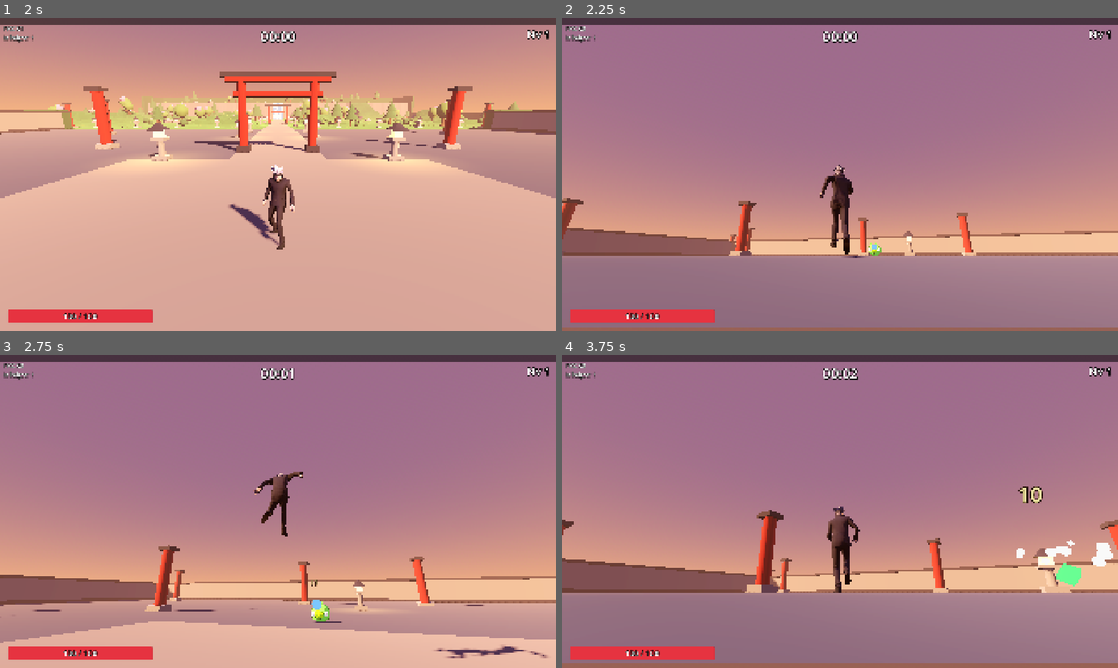
Above: before the commit, frames 1-4 (two rows, left to right).
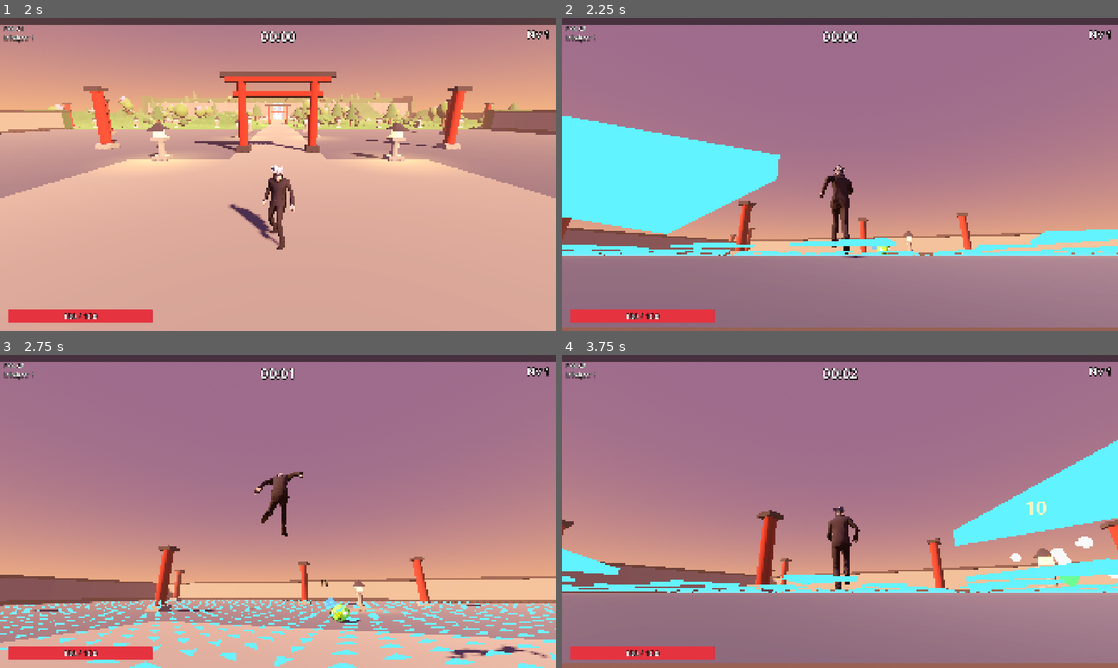
Above: after the commit, the same moments.

Repository: SamueLVitor1/larpbonk
Game: Godot game, scene res://ui/menus/main_menu/main_menu.tscn
Same seed, same stepped clock (60 frames per second), same inputs: the game is played once before the commit and once after it.
Inputs (mouse positions are in pixels of both pictures, inside the frame that each line leads up to):
- Up to frame 1 (2 s): click "JOGAR" at 0.5 s; click "COMEÇAR" at 1.25 s
- Up to frame 2 (2.25 s): tap Enter at 2 s; move the mouse to (867, 174) at 2.02 s; hold W (move_forward) from 2.03 s (still down); tap F at 2.1 s
- Up to frame 3 (2.75 s): keep holding W (move_forward); tap Space (jump) at 2.27 s
- Up to frame 4 (3.75 s): keep holding W (move_forward); move the mouse to (812, 511) at 2.77 s; tap R (lock_on) at 2.85 s; tap Space (jump) at 3.02 s; tap F at 3.05, 3.6 s; move the mouse to (851, 505) at 3.52 s

Frame 1 is identical in both runs. In frame 2, 13% of the frame differs, in the area x 0-100%, y 31-76%; in frame 3, 4.0%; in frame 4, 8.9%.

Commit message:
feat: campo de fluxo para inimigos darem a volta nos obstáculos
Co-Authored-By: Claude Opus 5.5 <noreply@anthropic.com>

Diff:
--- a/entities/enemies/base_enemy/base_enemy.gd
+++ b/entities/enemies/base_enemy/base_enemy.gd
@@ -72,9 +72,10 @@
 	if to_target.length() <= stop_distance:
 		return
 	var direction := to_target.normalized()
-	var step := _slide(direction * _move_speed * delta)
-	# Vira para o player mesmo parado num canto: fica "encarando" atrás do muro.
-	rotation.y = atan2(direction.x, direction.z)
+	# Setinha do campo de fluxo (dá a volta nos muros); sem campo, vai reto.
+	var path := FlowField.direction_at(global_position.x, global_position.z, direction)
+	var step := _slide(path * _move_speed * delta)
+	rotation.y = atan2(path.x, path.z)
 	if step == Vector3.ZERO:
 		return
 	var next := global_position + step
--- a/levels/base_level/base_level.tscn
+++ b/levels/base_level/base_level.tscn
@@ -16,6 +16,7 @@
 [ext_resource type="Script" path="res://systems/spawner/boss_spawner.gd" id="13_boss_spawner"]
 [ext_resource type="PackedScene" path="res://entities/enemies/king_pig/king_pig.tscn" id="14_king_pig"]
 [ext_resource type="Script" path="res://systems/navigation/obstacle_grid.gd" id="15_obstacle_grid"]
+[ext_resource type="Script" path="res://systems/navigation/flow_field.gd" id="16_flow_field"]
 
 [node name="BaseLevel" type="Node3D"]
 script = ExtResource("0_level")
@@ -50,3 +51,6 @@
 
 [node name="ObstacleGrid" type="Node" parent="."]
 script = ExtResource("15_obstacle_grid")
+
+[node name="FlowField" type="Node" parent="."]
+script = ExtResource("16_flow_field")
--- /dev/null
+++ b/systems/navigation/flow_field.gd
@@ -0,0 +1,196 @@
+class_name FlowField
+extends Node
+## "Setinhas" no chão apontando o caminho até o player, desviando dos obstáculos.
+##
+## Por quê: só deslizar no muro (BaseEnemy._slide) não ensina o inimigo a dar a
+## volta; atrás de um muro comprido ele trava num canto. Aqui, de tempos em
+## tempos, uma busca em largura (BFS) parte da célula do player e calcula, de
+## uma vez, a distância de TODAS as células por perto até ele. Cada célula guarda
+## a direção do vizinho mais perto do player: o inimigo só lê a setinha da
+## célula onde está. Custo fixo por atualização, não importa se são 5 ou 500.
+##
+## Cobre uma janela de `radius` metros em volta do player (não o mapa inteiro),
+## para a BFS ficar barata; fora dela o inimigo anda reto até entrar.
+## Usa as células do ObstacleGrid (mesmo cell_size). Sem grade = sem campo.
+## Debug (só no editor): tecla F mostra as setinhas.
+
+@warning_ignore_start("integer_division")  # índice / lado = linha da grade, de propósito
+
+static var active: FlowField
+
+## Metros em volta do player cobertos pelo campo.
+@export var radius: float = 40.0
+## Segundos entre recálculos (o player anda pouco nesse tempo).
+@export var update_interval: float = 0.25
+
+const UNREACHED := -1
+const NEIGHBORS: Array[Vector2i] = [
+	Vector2i(1, 0), Vector2i(-1, 0), Vector2i(0, 1), Vector2i(0, -1),
+	Vector2i(1, 1), Vector2i(1, -1), Vector2i(-1, 1), Vector2i(-1, -1),
+]
+
+var _size: int = 0  # lado da janela, em células
+var _origin := Vector2i.ZERO  # célula do canto da janela
+var _distance := PackedInt32Array()
+var _direction := PackedVector2Array()
+var _player: Node3D
+var _time_until_update: float = 0.0
+var _debug_view: MultiMeshInstance3D
+
+
+func _enter_tree() -> void:
+	active = self
+
+
+func _exit_tree() -> void:
+	if active == self:
+		active = null
+
+
+func _physics_process(delta: float) -> void:
+	_time_until_update -= delta
+	if _time_until_update > 0.0:
+		return
+	_time_until_update = update_interval
+	if _player == null:
+		_player = get_tree().get_first_node_in_group("player") as Node3D
+	if _player and ObstacleGrid.active:
+		_rebuild(_player.global_position)
+		if _debug_view:
+			_refresh_debug_view()
+
+
+## Direção (no plano X/Z, normalizada) para seguir em (x, z). Sem campo, fora
+## da janela, ou já na célula do player: devolve `fallback` (andar reto).
+static func direction_at(x: float, z: float, fallback: Vector3) -> Vector3:
+	if active == null or active._size == 0:
+		return fallback
+	var dir := active._direction_of(ObstacleGrid.active.cell_of(x, z))
+	if dir == Vector2.ZERO:
+		return fallback
+	return Vector3(dir.x, 0.0, dir.y)
+
+
+func _direction_of(cell: Vector2i) -> Vector2:
+	var local := cell - _origin
+	if local.x < 0 or local.y < 0 or local.x >= _size or local.y >= _size:
+		return Vector2.ZERO
+	return _direction[local.y * _size + local.x]
+
+
+func _blocked(cell: Vector2i) -> bool:
+	return ObstacleGrid.active.is_cell_blocked(cell)
+
+
+## BFS com 4 vizinhos a partir do player; depois, para cada célula alcançada,
+## escolhe o vizinho (8 direções) com menor distância. Diagonal só se as duas
+## laterais estiverem livres, para não "cortar a quina" de um muro.
+func _rebuild(target: Vector3) -> void:
+	var grid := ObstacleGrid.active
+	var cells := ceili(radius / grid.cell_size)
+	_size = cells * 2 + 1
+	var center := grid.cell_of(target.x, target.z)
+	_origin = center - Vector2i(cells, cells)
+	var total := _size * _size
+	_distance.resize(total)
+	_distance.fill(UNREACHED)
+	_direction.resize(total)
+	_direction.fill(Vector2.ZERO)
+
+	var queue := PackedInt32Array()
+	queue.resize(total)
+	var head := 0
+	var tail := 0
+	var start := cells * _size + cells
+	_distance[start] = 0
+	queue[tail] = start
+	tail += 1
+	while head < tail:
+		var index := queue[head]
+		head += 1
+		var x := index % _size
+		var y := index / _size
+		var next_distance := _distance[index] + 1
+		for i in 4:
+			var nx := x + NEIGHBORS[i].x
+			var ny := y + NEIGHBORS[i].y
+			if nx < 0 or ny < 0 or nx >= _size or ny >= _size:
+				continue
+			var n := ny * _size + nx
+			if _distance[n] != UNREACHED:
+				continue
+			if _blocked(_origin + Vector2i(nx, ny)):
+				continue
+			_distance[n] = next_distance
+			queue[tail] = n
+			tail += 1
+
+	for index in tail:
+		var d := _distance[index]
+		if d == 0:
+			continue  # célula do player: o inimigo vai reto
+		var x := index % _size
+		var y := index / _size
+		var best := d
+		var best_offset := Vector2i.ZERO
+		for offset in NEIGHBORS:
+			var nx := x + offset.x
+			var ny := y + offset.y
+			if nx < 0 or ny < 0 or nx >= _size or ny >= _size:
+				continue
+			var nd := _distance[ny * _size + nx]
+			if nd == UNREACHED or nd >= best:
+				continue
+			if offset.x != 0 and offset.y != 0:
+				if _distance[y * _size + nx] == UNREACHED or _distance[ny * _size + x] == UNREACHED:
+					continue
+			best = nd
+			best_offset = offset
+		if best_offset != Vector2i.ZERO:
+			_direction[index] = Vector2(best_offset).normalized()
+
+
+func _unhandled_input(event: InputEvent) -> void:
+	if not OS.is_debug_build():
+		return
+	if event is InputEventKey and event.pressed and not event.echo and event.keycode == KEY_F:
+		if _debug_view:
+			_debug_view.queue_free()
+			_debug_view = null
+		else:
+			_refresh_debug_view()
+
+
+## Uma setinha (triângulo achatado) por célula alcançada, num MultiMesh só.
+func _refresh_debug_view() -> void:
+	if _debug_view == null:
+		var arrow := PrismMesh.new()
+		arrow.size = Vector3(0.35, 0.6, 0.02)
+		var material := StandardMaterial3D.new()
+		material.shading_mode = BaseMaterial3D.SHADING_MODE_UNSHADED
+		material.albedo_color = Color(0.3, 0.9, 1.0)
+		material.no_depth_test = true
+		arrow.material = material
+		_debug_view = MultiMeshInstance3D.new()
+		_debug_view.multimesh = MultiMesh.new()
+		_debug_view.multimesh.transform_format = MultiMesh.TRANSFORM_3D
+		_debug_view.multimesh.mesh = arrow
+		_debug_view.cast_shadow = GeometryInstance3D.SHADOW_CASTING_SETTING_OFF
+		add_child(_debug_view)
+	var cell_size := ObstacleGrid.active.cell_size if ObstacleGrid.active else 1.0
+	var transforms: Array[Transform3D] = []
+	for index in _direction.size():
+		var dir := _direction[index]
+		if dir == Vector2.ZERO:
+			continue
+		var cell := _origin + Vector2i(index % _size, index / _size)
+		var x := (cell.x + 0.5) * cell_size
+		var z := (cell.y + 0.5) * cell_size
+		var y := HeightTerrain.ground_height(x, z) + 0.08
+		# Prisma deitado no chão, com a ponta (eixo +Y da malha) apontando para dir.
+		var basis := Basis(Vector3.RIGHT, PI / 2.0).rotated(Vector3.UP, atan2(dir.x, dir.y))
+		transforms.append(Transform3D(basis, Vector3(x, y, z)))
+	var multimesh := _debug_view.multimesh
+	multimesh.instance_count = transforms.size()
+	for i in transforms.size():
+		multimesh.set_instance_transform(i, transforms[i])
--- a/systems/navigation/obstacle_grid.gd
+++ b/systems/navigation/obstacle_grid.gd
@@ -53,6 +53,10 @@
 	if active == null:
 		return false
 	return active._blocked.has(active.cell_of(x, z))
+
+
+func is_cell_blocked(cell: Vector2i) -> bool:
+	return _blocked.has(cell)
 
 
 func cell_of(x: float, z: float) -> Vector2i:
Not shown, added: systems/navigation/flow_field.gd.uid
Not shown, changed: CLAUDE.md
